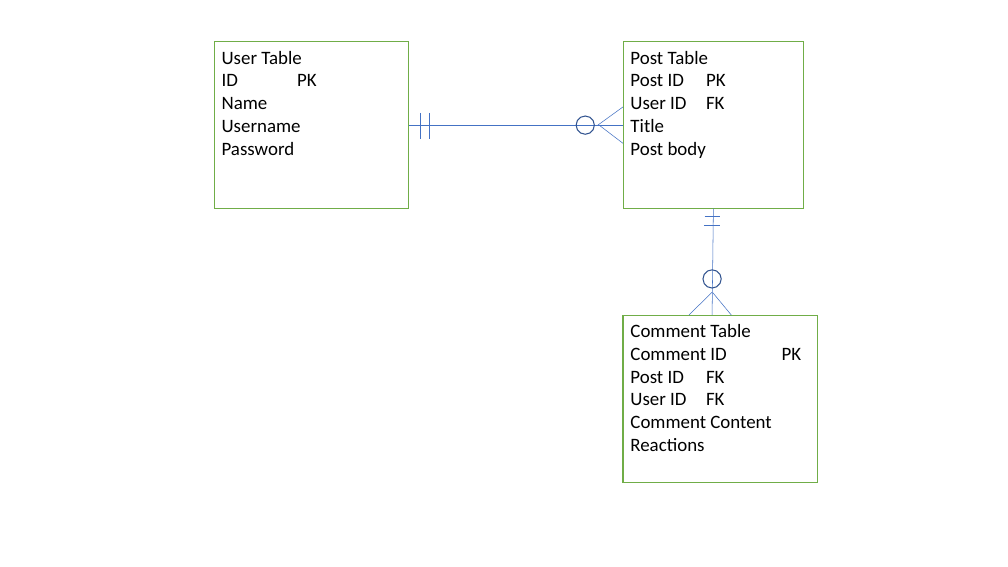
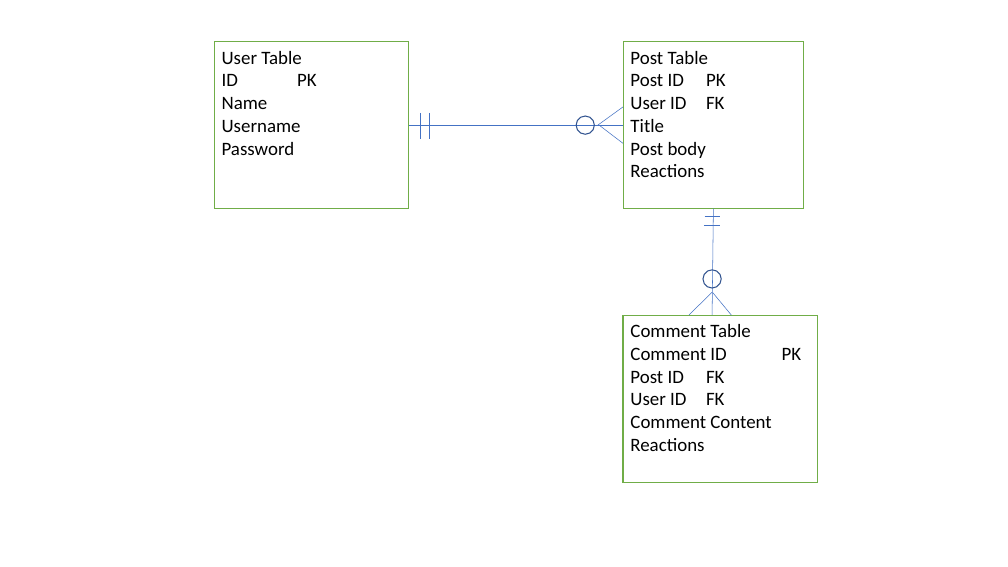
Before and after one commit to tck9173/But-Its-Mine, a slide deck: slide 1 of Planning/ERD.pptx. Drawn at 1008x567 pixels with LibreOffice and Linux fonts; fonts in the diff are those of the drawing. Boxes give left, top, right and bottom in pixels: in the first picture for what was removed or moved away, otherwise in the second. Text is boxed around its words. In the diff, an @@ line names an element or a change of style, - is before the commit and + after.

```diff
--- a/Planning/ERD.pptx
+++ b/Planning/ERD.pptx
@@ text in rectangle at (630, 164, 704, 177): paragraph added @@
+Reactions
```
Also in this commit, not shown: 1 other file.
